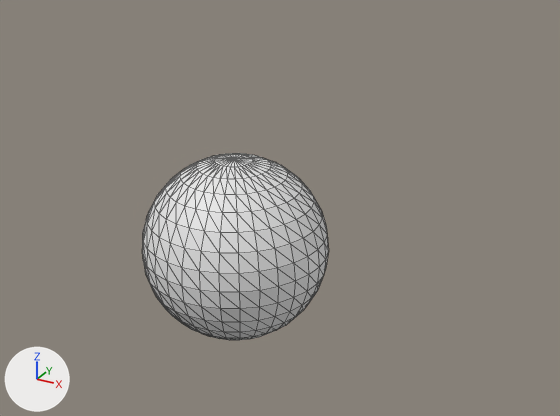
The glTF model sphere.glb as it was, and as the next commit left it.
Camera for both pictures: a 50 mm camera at (24.4, -79.6, 47.4) aimed at (-13.2, -11.3, 13.3). The lights are fixed; the arrows at lower left show +X, +Y and +Z. The picture after the commit comes second. Mesh edges are drawn as thin lines. Where no turn or scale is listed for an object, it has been applied to the vertices. Vertices at exactly the same position are counted once.

The older version as bpy lines, for what is in view:
```python
me_sphere = bpy.data.meshes.new('Sphere')
me_sphere.from_pydata(...)  # a UV sphere (32 segments, 16 rings, poles along z) spanning x -26.0..-6.0, y -26.0..-6.0, z 0.0..20.0
ob_sphere = bpy.data.objects.new('Sphere', me_sphere)
ob_sphere.location = (0.0, 0.0, 0.0)
```
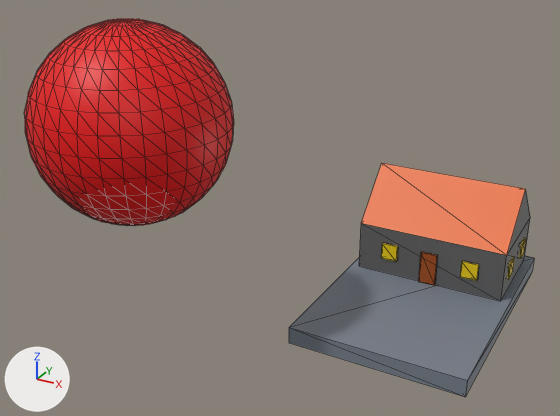
Changed parts and their boxes (x1, y1, x2, y2) in the pictures (560 x 416 px):
'Sphere', moved, recoloured
    before: (142, 153, 329, 340)
    after: (24, 19, 234, 226)
'fundament', added
    after: (289, 256, 534, 397)
'roof', added (orange)
    after: (361, 163, 525, 255)
'wall', added
    after: (359, 189, 530, 301)
'door', added (brown)
    after: (419, 252, 438, 285)
'window.004', added
    after: (460, 261, 479, 281)
'window.005', added
    after: (381, 243, 398, 262)
'window', added
    after: (507, 257, 515, 279)
'window.001', added
    after: (519, 238, 526, 258)

What changed in the scene script:
```text
Change me_sphere:
    remove me_sphere.from_pydata(...)  # 482 vertices, 960 faces; spans x -26.0..-6.0, y -26.0..-6.0, z 0.0..20.0
    add me_sphere.from_pydata(...)  # 482 vertices, 960 faces; spans x -33.5..-13.5, y -32.6..-12.6, z 14.4..34.4
    me_sphere part 1: the whole mesh is moved by (-7.5, -6.6, 14.4)
    add me_sphere.materials.append(mat_sphere_red)  # red #e70002
Add me_cube_002:
    me_cube_002.from_pydata([(-1.0, -1.0, -1.0), (-1.0, -1.0, 1.0), (-1.0, 1.0, -1.0), (-1.0, 1.0, 1.0), (1.0, -1.0, -1.0), (1.0, 1.0, -1.0), (1.0, 1.0, 1.0), (-1.0, 0.0, 3.0), (1.0, -1.0, 1.0), (1.0, 0.0, 3.0)], [], [(0, 1, 3), (0, 3, 2), (2, 3, 6), (2, 6, 5), (5, 6, 8), (5, 8, 4), (4, 8, 1), (4, 1, 0), (1, 7, 3), (6, 9, 8)])
    me_cube_002.materials.append(mat_wall)  # dark grey #616161
Add me_cube_005:
    me_cube_005.from_pydata([(-9.0, -6.0, -3.0), (-9.0, 6.0, -3.0), (-9.0, 0.0, 3.0), (9.0, -6.0, -3.0), (9.0, 6.0, -3.0), (9.0, 0.0, 3.0)], [], [(1, 2, 5), (1, 5, 4), (3, 5, 2), (3, 2, 0)])
    me_cube_005.materials.append(mat_roof)  # orange #e76b28
Add ob_window_005:
    ob_window_005 = bpy.data.objects.new('window.005', me_cube_004)  # a box spanning x -1.0..1.0, y -1.0..1.0, z -1.0..1.0; in mat_win (yellow #e7c800)
    ob_window_005.parent = ob_wall
    ob_window_005.location = (-0.556, -1.0, 0.0)
    ob_window_005.rotation_euler = (0.0, 0.0, 1.571)  # degrees (0, 0, 90)
    ob_window_005.scale = (0.0333, 0.111, 0.333)
Add ob_wall:
    ob_wall = bpy.data.objects.new('wall', me_cube_002)
    ob_wall.parent = ob_fundament
    ob_wall.location = (0.0, 0.533, 4.0)
    ob_wall.scale = (0.9, 0.4, 3.0)
Add ob_fundament:
    ob_fundament = bpy.data.objects.new('fundament', me_cube_001)  # a box spanning x -1.0..1.0, y -1.0..1.0, z -1.0..1.0; in mat_floor (grey #777f8a)
    ob_fundament.location = (0.0, 0.0, 0.0)
    ob_fundament.scale = (10.0, 15.0, 1.0)
Add ob_window_004:
    ob_window_004 = bpy.data.objects.new('window.004', me_cube_004)  # a box spanning x -1.0..1.0, y -1.0..1.0, z -1.0..1.0; in mat_win (yellow #e7c800)
    ob_window_004.parent = ob_wall
    ob_window_004.location = (0.556, -1.0, 0.0)
    ob_window_004.rotation_euler = (0.0, 0.0, 1.571)  # degrees (0, 0, 90)
    ob_window_004.scale = (0.0333, 0.111, 0.333)
Add ob_window_001:
    ob_window_001 = bpy.data.objects.new('window.001', me_cube_004)  # a box spanning x -1.0..1.0, y -1.0..1.0, z -1.0..1.0; in mat_win (yellow #e7c800)
    ob_window_001.parent = ob_wall
    ob_window_001.location = (1.0, 0.5, 0.0)
    ob_window_001.scale = (0.0222, 0.167, 0.333)
Add ob_window:
    ob_window = bpy.data.objects.new('window', me_cube_004)  # a box spanning x -1.0..1.0, y -1.0..1.0, z -1.0..1.0; in mat_win (yellow #e7c800)
    ob_window.parent = ob_wall
    ob_window.location = (1.0, -0.5, 0.0)
    ob_window.scale = (0.0222, 0.167, 0.333)
Add ob_roof:
    ob_roof = bpy.data.objects.new('roof', me_cube_005)
    ob_roof.location = (0.0, 8.0, 10.0)
Add ob_door:
    ob_door = bpy.data.objects.new('door', me_cube_003)  # a box spanning x -1.0..1.0, y -0.2..0.2, z -2.0..2.0; in mat_door (brown #a14b10)
    ob_door.location = (0.0, 2.0, 3.0)
```
